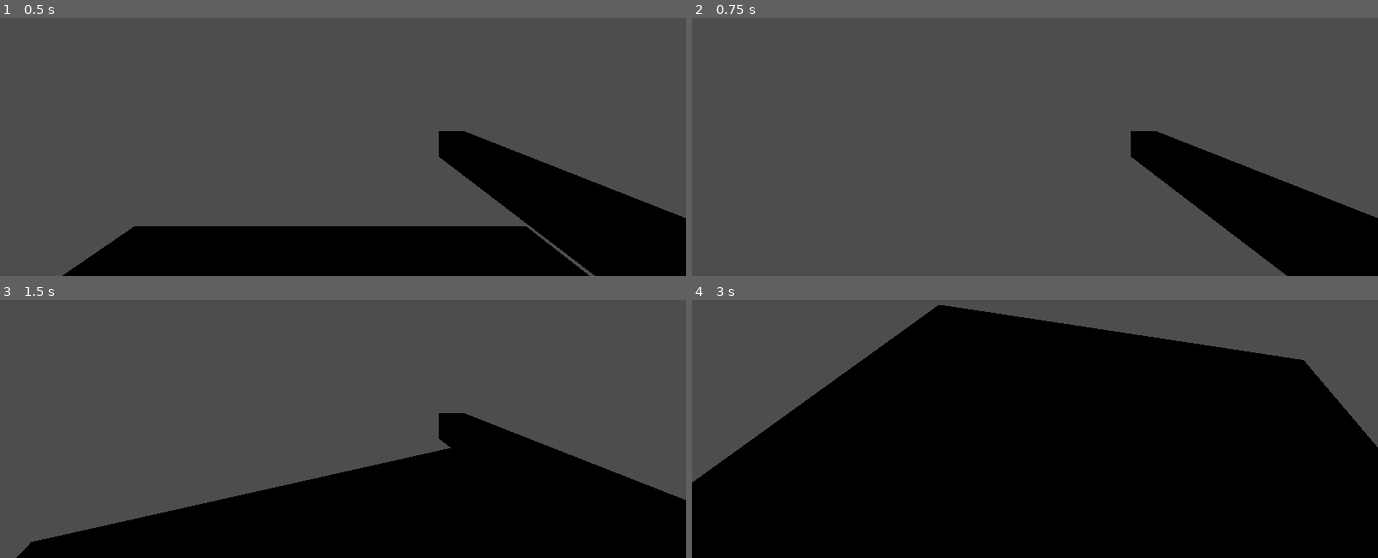
Above: before the commit, frames 1-4 (two rows, left to right).
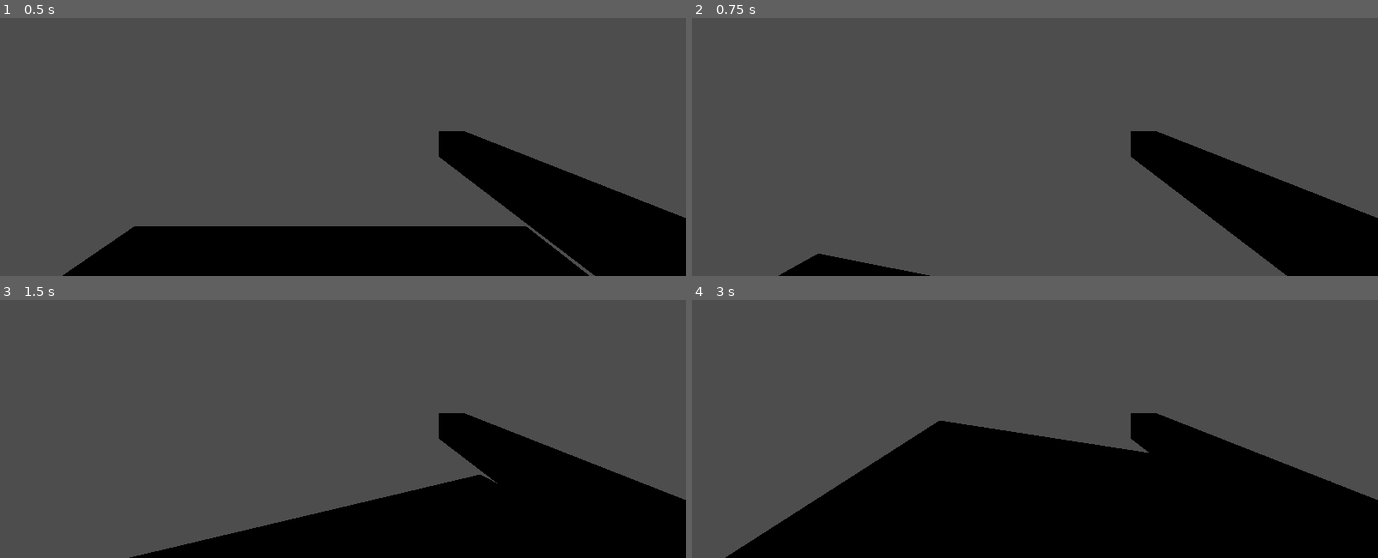
Above: after the commit, the same moments.

Repository: BurntPeanutButter/sturdy-octo-invention
Game: Godot game, scene res://Platform.tscn
Two runs of this game, one before a commit and one after it. Both use one fixed random seed, a clock stepped at 60 frames per second and the inputs below.
Inputs (mouse positions are in pixels of both pictures, inside the frame that each line leads up to):
- Up to frame 1 (0.5 s): no input
- Up to frame 2 (0.75 s): tap Enter at 0.5 s; move the mouse to (1185, 64) at 0.52 s
- Up to frame 3 (1.5 s): tap Space at 1.25 s; move the mouse to (205, 385) at 1.27 s
- Up to frame 4 (3 s): tap Enter at 2 s; move the mouse to (outside the picture) at 2.02 s; tap Space at 2.75 s; move the mouse to (1000, 441) at 2.77 s

Frame 1 is identical in both runs. In frame 2, 1.0% of the frame differs, in the area x 12-35%, y 91-100%; in frame 3, 8.3%; in frame 4, 40%, in the area x 0-100%, y 1-100%.

Commit message:
Kyk ROnd 2

Diff:
--- a/horror/player.gd
+++ b/horror/player.gd
@@ -1,15 +1,20 @@
 extends CharacterBody3D
 
-var sensitivity: float = 0.3
-var limitKamera: float = 80.0
+var speed: float = 500.0
+
+func _ready() -> void:
+	Input.set_mouse_mode(Input.MOUSE_MODE_CAPTURED)
 
 func _unhandled_input(event: InputEvent) -> void:
 	if event is InputEventMouseMotion:
-		# Beweeg links en regs
-		rotation_degrees.y -= event.relative.x * sensitivity
-		#Beweeg op en af
-		%Camera3D.rotation_degrees.x -= event.relative.y * sensitivity
-		#Limit Kamera sodat dit nie te ver op/af kyk nie
+		rotation_degrees.y -= event.relative.x * 0.3
+		#get_node(Camera3D) Main
+		# $Camera3D -> Shortcut
+		%Camera3D.rotation_degrees.x -= event.relative.y * 0.1# Right Click Kamera dan Unique name
+		#%gun_model # Omdat unique is dit nie meer #Camera3D/gun_model
 		%Camera3D.rotation_degrees.x = clamp(
-			%Camera3D.rotation_degrees.x, -limitKamera, limitKamera
+			%Camera3D.rotation_degrees.x, -80.0, 80.0
 			)
+	# As dit inset kry van iets anders as die muis, bv. Keyboard
+	elif event.is_action_pressed("ui_cancel"):
+		Input.set_mouse_mode(Input.MOUSE_MODE_VISIBLE)
